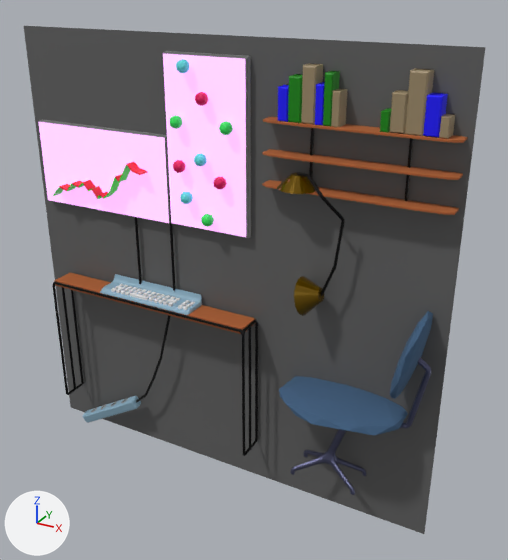
The FBX model Assets/Resources/PhotonPrefabs/TMPBlender/Levels/OfficeLevel.fbx as it was, and as the next commit left it.
Both versions are drawn from a camera (50 mm lens) standing at (55.7, -89.8, 45.8) and looking at (5.8, 1.0, 0.4). The lights are fixed; the arrows at lower left show +X, +Y and +Z. Where no turn or scale is listed for an object, it has been applied to the vertices.
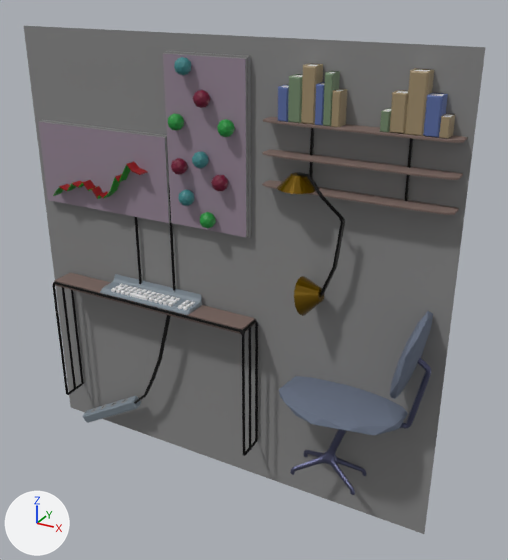
What changed in the scene script:
```text
Change mat_screen:
    remove mat_screen.emission_color = (0.944, 0.393, 1.0)  # pink #f9a8ff
    remove mat_screen.emission_strength = 1.0
    mat_screen.base_color: (0.66, 0.465, 0.8) -> (0.288, 0.225, 0.288)  # purple #d4b6e7 -> grey #928292
Change mat_chaircussion:
    mat_chaircussion.base_color: (0.0503, 0.112, 0.208) -> (0.134, 0.16, 0.22)  # blue #3f5e7e -> blue #666f81
Change mat_officewood:
    mat_officewood.base_color: (0.42, 0.116, 0.0296) -> (0.196, 0.137, 0.12)  # brown #ad6030 -> brown #7a6761
Change mat_stocksgreen:
    mat_stocksgreen.base_color: (0.00182, 0.8, 0.0) -> (0.00106, 0.24, 0.0)  # green #06e700 -> green #038600
Change mat_stocksred:
    mat_stocksred.base_color: (0.8, 0.0, 0.00248) -> (0.281, 0.0, 0.00155)  # red #e70008 -> red #900005
Change mat_ballred:
    mat_ballred.base_color: (0.8, 0.0, 0.112) -> (0.152, 0.0, 0.0255)  # pink #e7005e -> dark red #6d002c
Change mat_keyboard:
    mat_keyboard.base_color: (0.25, 0.413, 0.528) -> (0.198, 0.242, 0.281)  # blue #89acc0 -> grey #7b8790
Change mat_ballblue:
    mat_ballblue.base_color: (0.123, 0.755, 0.8) -> (0.0392, 0.214, 0.227)  # cyan #62e1e7 -> cyan #387f83
Change mat_bookgreen:
    mat_bookgreen.base_color: (0.00346, 0.24, 0.0) -> (0.164, 0.24, 0.141)  # green #0b8600 -> green #718669
Change mat_ballgreen:
    mat_ballgreen.base_color: (0.0296, 0.8, 0.112) -> (0.0128, 0.274, 0.0423)  # green #30e75e -> green #1e8f3a
Change mat_bookblue:
    mat_bookblue.base_color: (0.00517, 0.0, 1.0) -> (0.0964, 0.143, 0.351)  # blue #1000ff -> blue #576aa0
Change mat_backdrop:
    mat_backdrop.base_color: (0.115, 0.115, 0.115) -> (0.233, 0.233, 0.233)  # dark grey #5f5f5f -> grey #858585
Change ob_icosphere_006:
    ob_icosphere_006.scale: (1.0, 1.0, 1.0) -> (1.3, 1.3, 1.3)
Change ob_icosphere_001:
    ob_icosphere_001.scale: (1.0, 1.0, 1.0) -> (1.3, 1.3, 1.3)
Change ob_icosphere_008:
    ob_icosphere_008.scale: (1.0, 1.0, 1.0) -> (1.3, 1.3, 1.3)
Change ob_icosphere_007:
    ob_icosphere_007.scale: (1.0, 1.0, 1.0) -> (1.3, 1.3, 1.3)
Change ob_icosphere_010:
    ob_icosphere_010.scale: (1.0, 1.0, 1.0) -> (1.3, 1.3, 1.3)
Change ob_icosphere_004:
    ob_icosphere_004.scale: (1.0, 1.0, 1.0) -> (1.3, 1.3, 1.3)
Change ob_icosphere_003:
    ob_icosphere_003.scale: (1.0, 1.0, 1.0) -> (1.3, 1.3, 1.3)
Change ob_icosphere_009:
    ob_icosphere_009.scale: (1.0, 1.0, 1.0) -> (1.3, 1.3, 1.3)
Change ob_icosphere_005:
    ob_icosphere_005.scale: (1.0, 1.0, 1.0) -> (1.3, 1.3, 1.3)
```

Location of each change, [x1, y1, x2, y2] in pixels of the pictures (508 x 560 px):
'Plane', recoloured: [24, 26, 486, 534] in both
'Cube.019', recoloured, surface changed (pink to grey): [163, 51, 251, 238] in both
'Cube.050', recoloured, surface changed (pink to grey): [38, 119, 170, 223] in both
'Icosphere', recoloured: [279, 376, 408, 435] in both
'Cube.017', recoloured: [54, 273, 255, 334] in both
'Cube.068', recoloured: [262, 149, 463, 180] in both
'Cube.018', recoloured (blue to grey): [100, 274, 202, 315] in both
'Icosphere.002', recoloured: [390, 311, 433, 399] in both
'Cube.067', recoloured: [262, 180, 459, 215] in both
'Cube.069', recoloured: [263, 117, 467, 143] in both
'Cube.014', recoloured: [423, 93, 448, 137] in both
'Cube.020', recoloured: [53, 162, 148, 199] in both
'Cube.023', recoloured (blue to grey): [83, 396, 141, 423] in both
'Cube.005', recoloured: [288, 74, 303, 123] in both
'Cube.008', recoloured: [323, 71, 340, 126] in both
'Cube.006', recoloured: [278, 85, 289, 122] in both
'Cube.007', recoloured: [315, 82, 325, 126] in both
'Icosphere.010', recoloured, rescaled (29% wider, 33% taller): before [176, 59, 189, 73]; after [174, 57, 191, 76]
'Icosphere.008', recoloured, rescaled (27% wider, 27% taller): before [219, 121, 233, 135]; after [217, 119, 235, 137]
'Icosphere.007', recoloured, rescaled (29% wider, 27% taller): before [195, 92, 208, 106]; after [193, 90, 210, 108]
'Icosphere.009', recoloured, rescaled (31% wider, 27% taller): before [170, 115, 182, 129]; after [168, 113, 184, 131]
'Icosphere.003', recoloured, rescaled (27% wider, 21% taller): before [213, 177, 227, 190]; after [211, 175, 229, 191]
'Cube.010', recoloured: [380, 108, 391, 132] in both
'Icosphere.004', recoloured, rescaled (29% wider, 29% taller): before [194, 153, 207, 166]; after [192, 151, 209, 168]
'Icosphere.006', recoloured, rescaled (21% wider, 29% taller): before [173, 160, 186, 173]; after [171, 158, 187, 175]
'Icosphere.001', recoloured, rescaled (21% wider, 31% taller): before [180, 192, 193, 204]; after [178, 190, 194, 206]
'Icosphere.005', recoloured, rescaled: before [201, 214, 214, 227]; after [200, 212, 215, 229]
